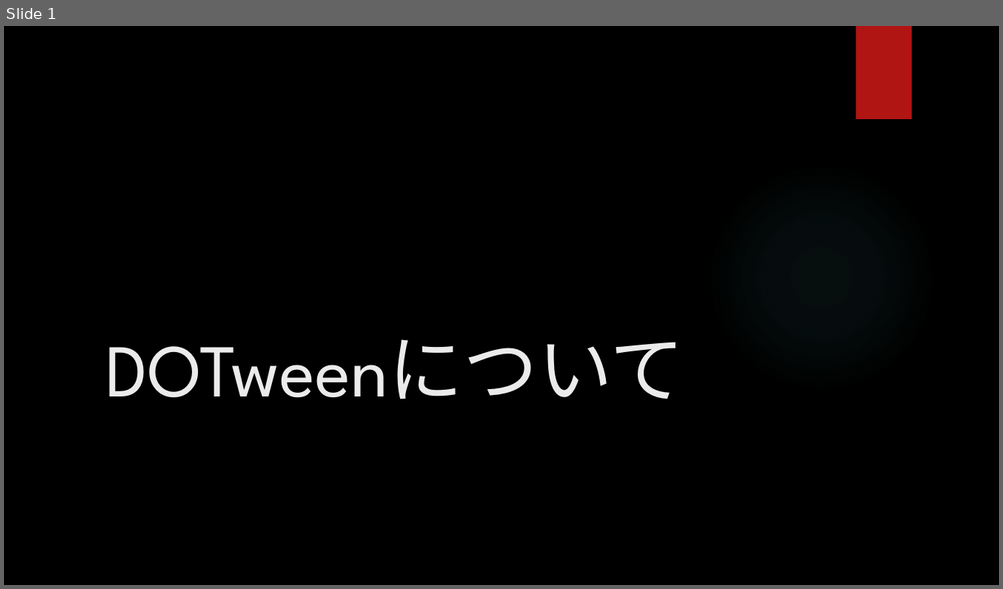
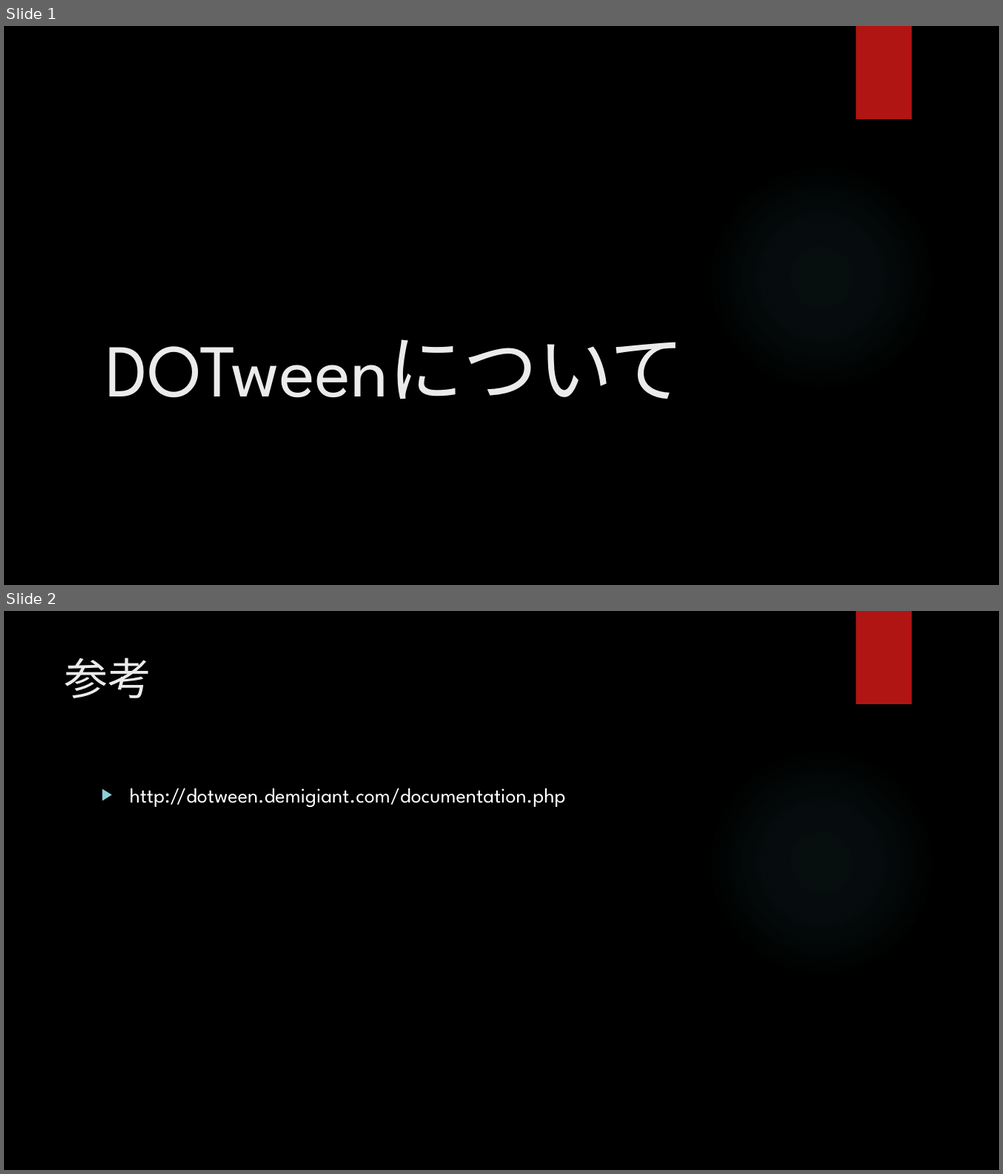
Before and after one commit to hopesnow/Study, a slide deck: RHStudy/Documents/プレゼンテーション1.pptx. Shown one above the other, each under a label of ours: slide 1 before the commit, slides 1 and 2 after it. The pictures are 1003x589 and 1003x1174 pixels, drawn with LibreOffice and Linux fonts; fonts in the diff are those of the drawing; background and template pictures are left out. Boxes give left, top, right and bottom in pixels: in the first picture for what was removed or moved away, otherwise in the second. Text is boxed around its words. In the diff, an @@ line names an element or a change of style, - is before the commit and + after.

```diff
--- a/RHStudy/Documents/プレゼンテーション1.pptx
+++ b/RHStudy/Documents/プレゼンテーション1.pptx
@@ slide 2 added at bbox=[4, 611, 999, 1170], background picture (left out); not listed: 2 template elements that a slide beside it also shows @@
@@ title added at bbox=[64, 658, 151, 698], 42 pt, text #EBEBEB @@
+参考
@@ text added at bbox=[130, 788, 566, 807], 20 pt, text #FFFFFF @@
+▶ http://dotween.demigiant.com/documentation.php
```
Also in this commit, not shown: 9 other slides added, 2 other files.
